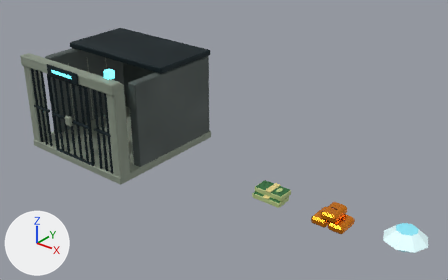
The Blender file art/rescue-kit.blend, before and after one commit.
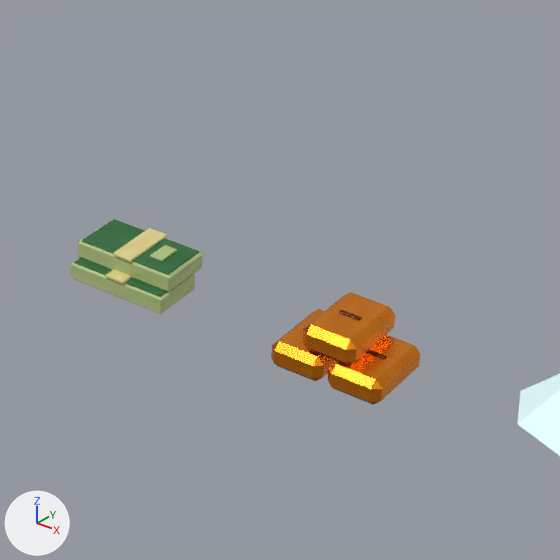
The first picture shows the older version from a 50 mm lens placed at (14.42, -12.63, 9.19), pointed at (4.39, -0.09, 1.42). The close-ups show the older and then the newer version on the part from 52% to 88% of the width and 42% to 100% of the height of that picture. Only the edits that show in the close-ups are written down. The axes (+X, +Y, +Z) are drawn at lower left. The lights are the same throughout.

The first close-up shows 'Brilliant eight-sided diamond', 'Gold ingot', 'Gold ingot.001', 'Gold ingot.002', 'Paper binding', 'Paper binding.001', 'Printed top', 'Printed top.001', 'Printed value.001', 'Stacked banknotes', 'Stacked banknotes.001', 'Stamped maker line.001', 'Stamped maker line.002'.
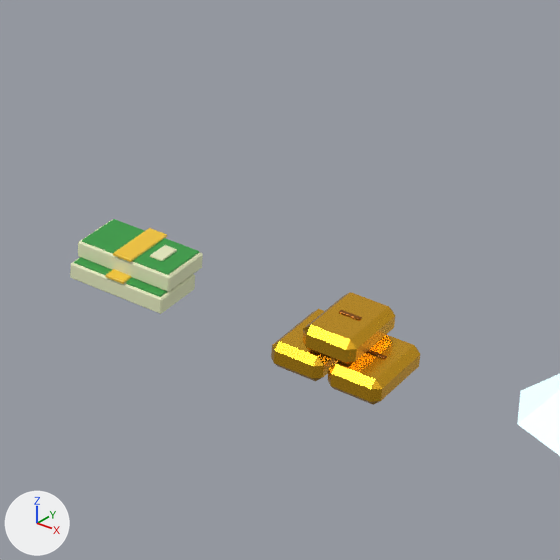
The change, as a diff of the scene's bpy script:
```diff
--- a/art/rescue-kit.blend.py
+++ b/art/rescue-kit.blend.py
@@ mat_banknote_edges @@
 n0 = _N.new('ShaderNodeBsdfPrincipled'); n0.name = 'Principled BSDF'
 n2 = _N.new('ShaderNodeTexImage'); n2.name = 'Image Texture'
-n2.image = img_banknote_edges_grain
+n2.image = img_painted_light_0_70_1_00
+n2.extension = 'EXTEND'
+n3 = _N.new('ShaderNodeMix'); n3.name = 'Mix'
+n3.data_type = 'RGBA'
+n3.blend_type = 'MULTIPLY'
+n3.inputs[0].default_value = 1.0  # 'Factor'
+n3.inputs[7].default_value = (0.855, 0.896, 0.624, 1.0)  # 'B', pale yellow #eef3cf
 _L.new(n0.outputs[0], n1.inputs[0])  # 'BSDF' to 'Surface'
-_L.new(n2.outputs[0], n0.inputs[0])  # 'Color' to 'Base Color'
+_L.new(n2.outputs[0], n3.inputs[6])  # 'Color' to 'A'
+_L.new(n3.outputs[2], n0.inputs[0])  # 'Result' to 'Base Color'
@@ mat_banknote_olive @@
 n0 = _N.new('ShaderNodeBsdfPrincipled'); n0.name = 'Principled BSDF'
 n2 = _N.new('ShaderNodeTexImage'); n2.name = 'Image Texture'
-n2.image = img_banknote_olive_grain
+n2.image = img_painted_light_0_70_1_00
+n2.extension = 'EXTEND'
+n3 = _N.new('ShaderNodeMix'); n3.name = 'Mix'
+n3.data_type = 'RGBA'
+n3.blend_type = 'MULTIPLY'
+n3.inputs[0].default_value = 1.0  # 'Factor'
+n3.inputs[7].default_value = (0.0409, 0.361, 0.0685, 1.0)  # 'B', green #39a24a
 _L.new(n0.outputs[0], n1.inputs[0])  # 'BSDF' to 'Surface'
-_L.new(n2.outputs[0], n0.inputs[0])  # 'Color' to 'Base Color'
+_L.new(n2.outputs[0], n3.inputs[6])  # 'Color' to 'A'
+_L.new(n3.outputs[2], n0.inputs[0])  # 'Result' to 'Base Color'
@@ mat_banknote_band @@
 mat_banknote_band = bpy.data.materials.new('Banknote band')
-# nodes: BsdfPrincipled, OutputMaterial, TexImage
-# uses the picture img_banknote_band_grain
+# nodes: BsdfPrincipled, Mix, OutputMaterial, TexImage
+# colours: yellow #ffcf3a
+# uses the picture img_painted_light_0_70_1_00
@@ mat_stamped_gold @@
 mat_stamped_gold = bpy.data.materials.new('Stamped gold')
-# nodes: BsdfPrincipled, OutputMaterial, TexImage
-# uses the picture img_stamped_gold_grain
+# nodes: BsdfPrincipled, Mix, OutputMaterial, TexImage
+# colours: orange #ffc02e
+# uses the picture img_painted_light_0_70_1_00
@@ mat_diamond_bright_facets @@
 mat_diamond_bright_facets.emission_color = (0.76, 0.98, 1.0)  # pale blue #e2fdff
-mat_diamond_bright_facets.emission_strength = 0.3
+mat_diamond_bright_facets.emission_strength = 0.6
@@ me_cube_039 @@
 me_cube_039.from_pydata(...)  # 24 vertices, 26 faces; spans x -0.46..0.46, y -0.25..0.25, z -0.075..0.075
+# me_cube_039 part 1: texture (UV) coordinates of 26 of 26 faces, centred in x -0.46..0.46, y -0.25..0.25, z -0.075..0.075, changed; they spanned u 0.12..0.87, v 0.0..1.0 and now span u 0.5..0.5, v 0.82..0.82
 me_cube_039.materials.append(mat_banknote_edges)
@@ me_cube_040 @@
 me_cube_040.from_pydata(...)  # 24 vertices, 26 faces; spans x -0.43..0.43, y -0.23..0.23, z -0.009..0.009
+# me_cube_040 part 2: texture (UV) coordinates of 26 of 26 faces, centred in x -0.43..0.43, y -0.23..0.23, z -0.009..0.009, changed; they spanned u 0.12..0.87, v 0.0..1.0 and now span u 0.5..0.5, v 0.82..0.82
 me_cube_040.materials.append(mat_banknote_olive)
@@ me_cube_041 @@
 me_cube_041.from_pydata(...)  # 24 vertices, 26 faces; spans x -0.09..0.09, y -0.265..0.265, z -0.013..0.013
+# me_cube_041 part 3: texture (UV) coordinates of 26 of 26 faces, centred in x -0.09..0.09, y -0.265..0.265, z -0.013..0.013, changed; they spanned u 0.12..0.87, v 0.0..1.0 and now span u 0.5..0.5, v 0.82..0.82
 me_cube_041.materials.append(mat_banknote_band)
@@ me_cube_042 @@
 me_cube_042.from_pydata(...)  # 24 vertices, 26 faces; spans x -0.06..0.06, y -0.11..0.11, z -0.007..0.007
+# me_cube_042 part 4: texture (UV) coordinates of 26 of 26 faces, centred in x -0.06..0.06, y -0.11..0.11, z -0.007..0.007, changed; they spanned u 0.12..0.87, v 0.0..1.0 and now span u 0.5..0.5, v 0.82..0.82
 me_cube_042.materials.append(mat_banknote_edges)
@@ me_cube_047 @@
 me_cube_047.from_pydata(...)  # 24 vertices, 26 faces; spans x -0.23..0.23, y -0.36..0.36, z -0.115..0.115
+# me_cube_047 part 5: texture (UV) coordinates of 26 of 26 faces, centred in x -0.23..0.23, y -0.36..0.36, z -0.115..0.115, changed; they spanned u 0.12..0.84, v 0.0..0.97 and now span u 0.5..0.5, v 0.82..0.82
 me_cube_047.materials.append(mat_stamped_gold)
@@ me_cube_048 @@
 me_cube_048.from_pydata(...)  # 24 vertices, 26 faces; spans x -0.09..0.09, y -0.02..0.02, z -0.004..0.004
+# me_cube_048 part 6: texture (UV) coordinates of 26 of 26 faces, centred in x -0.09..0.09, y -0.02..0.02, z -0.004..0.004, changed; they spanned u 0.12..0.87, v 0.0..1.0 and now span u 0.5..0.5, v 0.82..0.82
 me_cube_048.materials.append(mat_gold_stamped_recess)
```

Location of each change, [x1, y1, x2, y2] in pixels of the close-ups (560 x 560 px):
'Gold ingot.002', surface changed
    both: [302, 292, 395, 365]
'Gold ingot.001', surface changed
    both: [327, 334, 420, 405]
'Brilliant eight-sided diamond', surface changed
    both: [517, 374, 560, 456]
'Printed top.001', surface changed
    both: [82, 219, 199, 275]
'Gold ingot', surface changed
    both: [271, 309, 336, 381]
'Stacked banknotes.001', surface changed (lighter)
    both: [78, 219, 203, 292]
'Stacked banknotes', surface changed (green to yellow)
    both: [70, 257, 195, 314]
'Paper binding.001', surface changed
    both: [113, 228, 167, 262]
'Printed top', surface changed (lighter)
    both: [74, 258, 167, 297]
'Printed value.001', surface changed (green to yellow)
    both: [150, 245, 177, 261]
'Paper binding', surface changed
    both: [105, 269, 132, 284]
part 1 of me_cube_039, surface changed (lighter)
    both: [70, 219, 203, 314]
part 2 of me_cube_040, surface changed
    both: [74, 219, 199, 297]
part 3 of me_cube_041, surface changed
    both: [105, 228, 167, 284]
part 5 of me_cube_047, surface changed
    both: [271, 292, 420, 405]
part 6 of me_cube_048, surface changed
    both: [339, 310, 387, 359]
